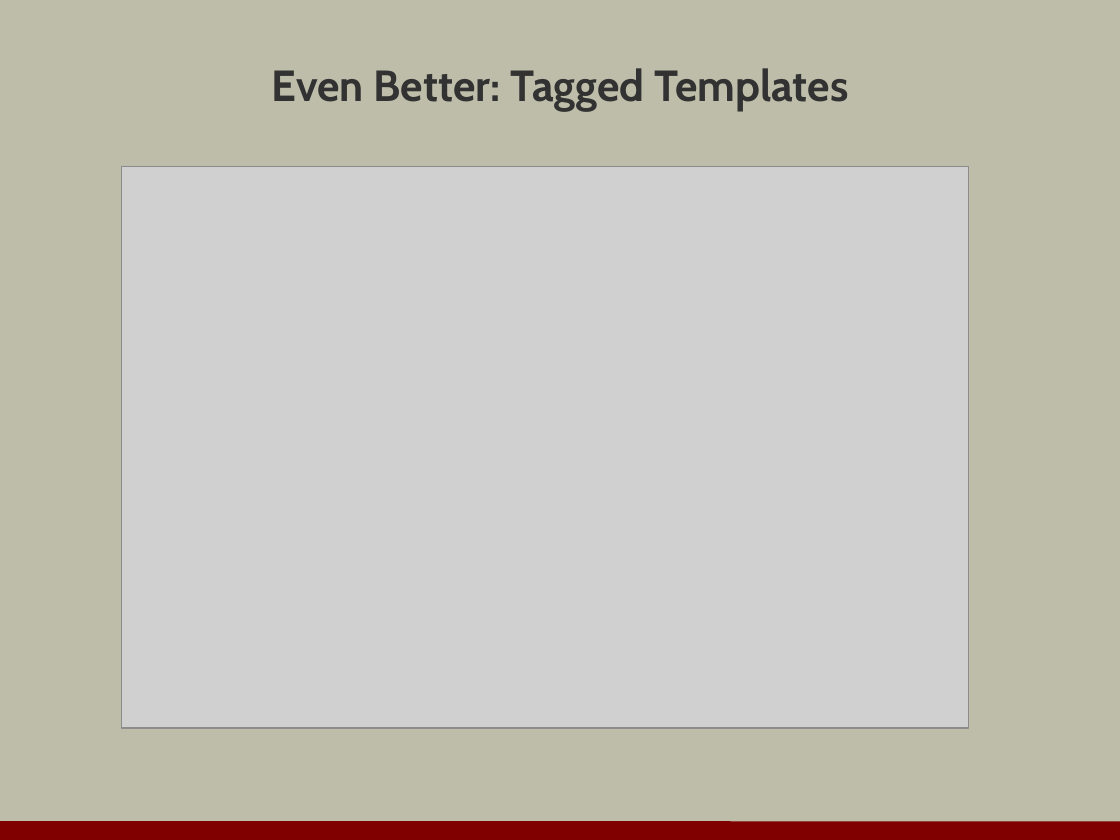
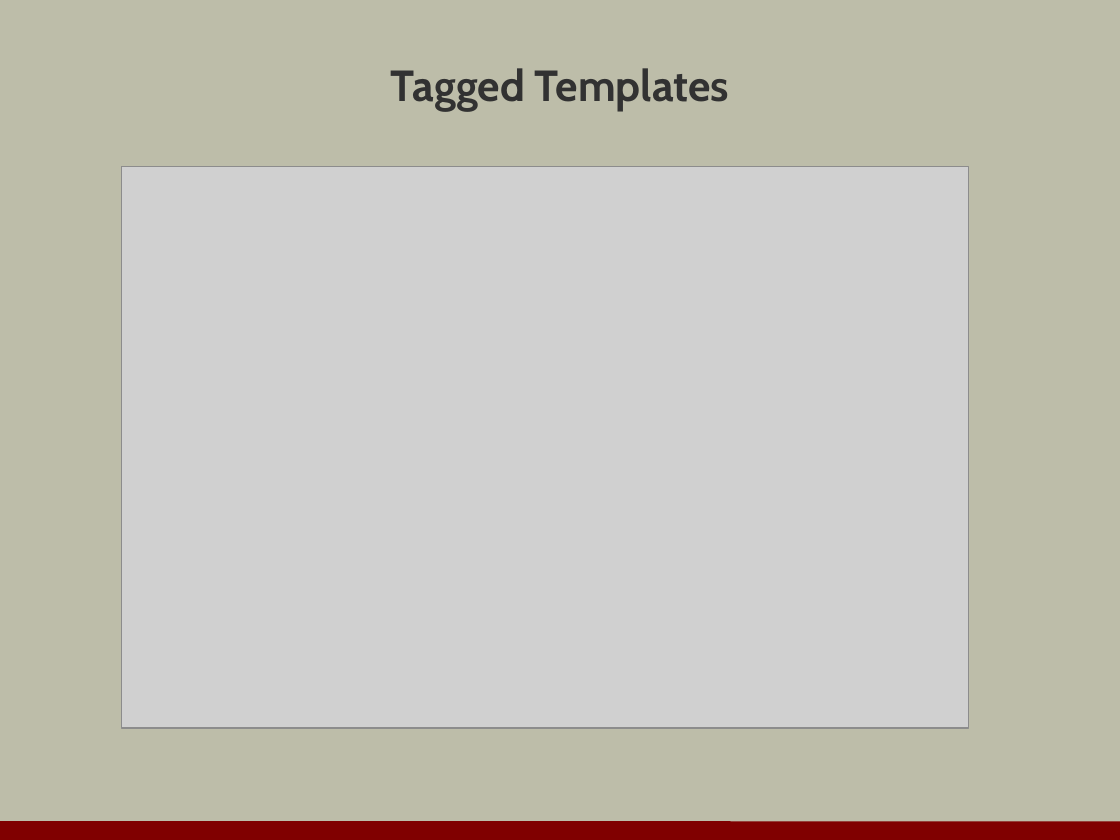
Before and after one commit to OdeToCode/classes, a slide deck: slide 9 of assorted/evolution_of_js.pptx (slide 21 before the commit). Drawn at 1120x840 pixels with LibreOffice and Linux fonts; fonts in the diff are those of the drawing; grey boxes stand for pictures; background and template pictures are left out. Boxes give left, top, right and bottom in pixels: in the first picture for what was removed or moved away, otherwise in the second. Text is boxed around its words. In the diff, an @@ line names an element or a change of style, - is before the commit and + after.

```diff
--- a/assorted/evolution_of_js.pptx
+++ b/assorted/evolution_of_js.pptx
@@ title at (391,68,729,111): text changed @@
-Even Better: Tagged Templates
+Tagged Templates
```
Also in this commit, not shown: 1 other slide changed, 16 slides added, 17 slides removed.
